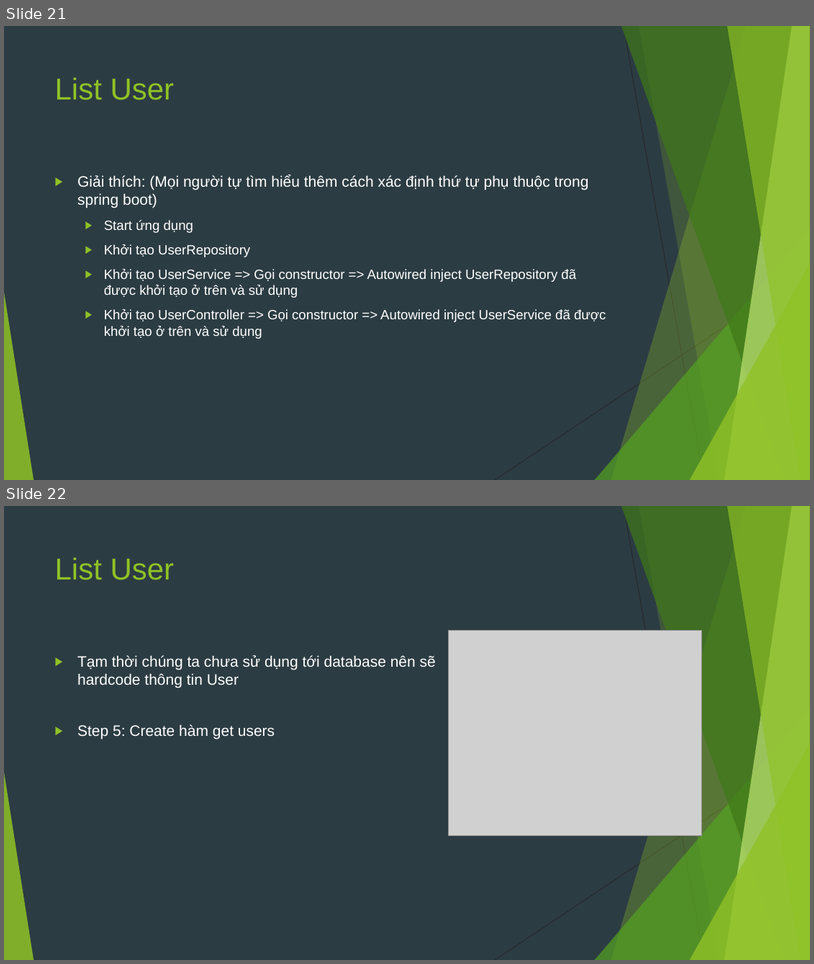
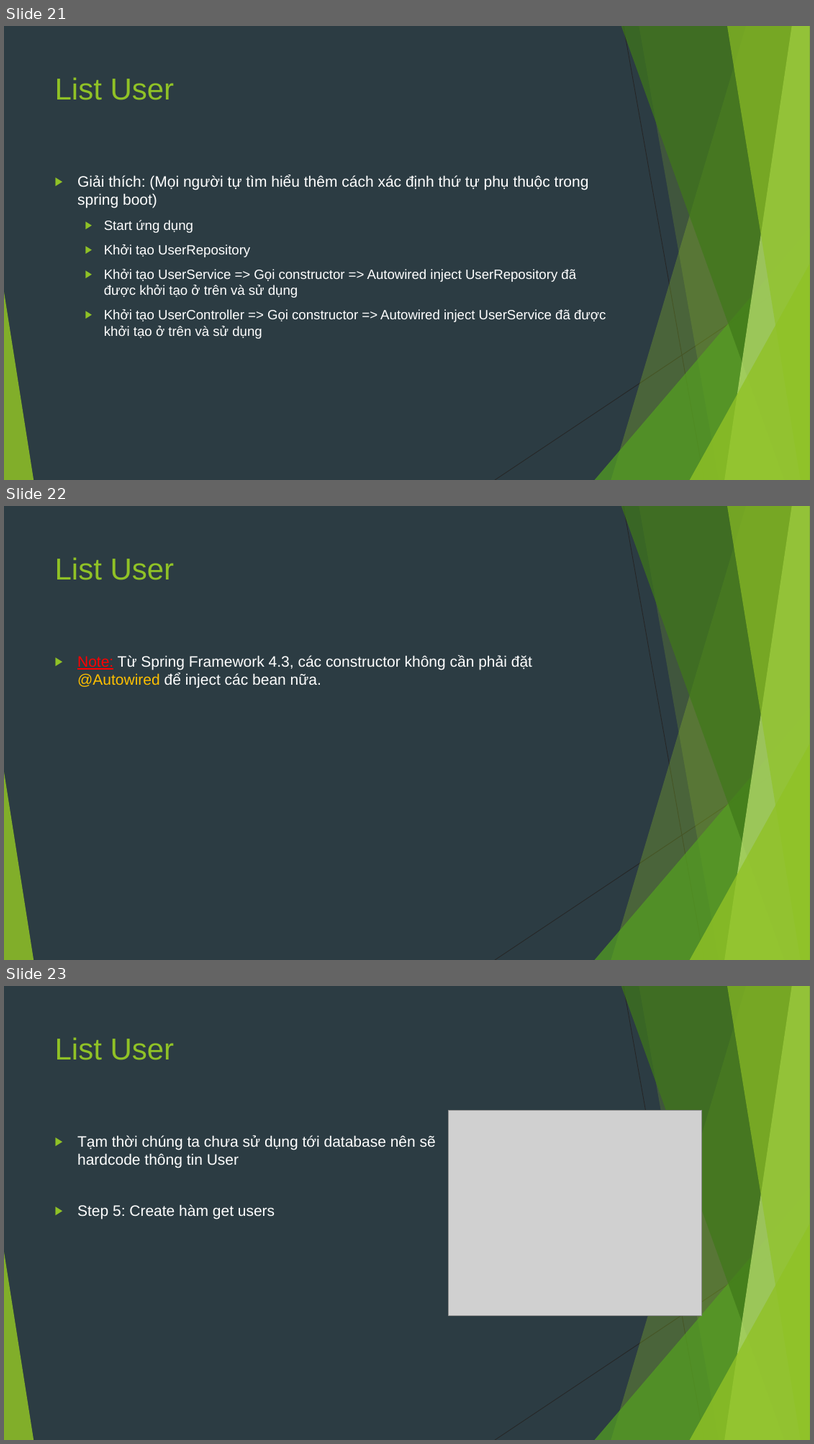
Before and after one commit to sobbingwind/SpringBoot, a slide deck: 02.RESTful API.pptx. Shown one above the other, each under a label of ours: slides 21 and 22 before the commit, slides 21, 22 and 23 after it. The pictures are 814x964 and 814x1444 pixels, drawn with LibreOffice and Linux fonts; fonts in the diff are those of the drawing; grey boxes stand for pictures. Boxes give left, top, right and bottom in pixels: in the first picture for what was removed or moved away, otherwise in the second. Text is boxed around its words. In the diff, an @@ line names an element or a change of style, - is before the commit and + after.

```diff
--- a/02.RESTful API.pptx
+++ b/02.RESTful API.pptx
@@ slide 22 added at box(4, 506, 810, 960), background #2C3C43; not listed: 10 template elements that a slide beside it also shows @@
@@ title added at box(55, 557, 175, 580), 36 pt, text #90C226 @@
+List User
@@ text added at box(77, 655, 532, 688), 18 pt, text #FFFFFF @@
+▶ Note: Từ Spring Framework 4.3, các constructor không cần phải đặt @Autowired để inject các bean nữa.
@@ what was slide 22 is now slide 23 @@
```
Also in this commit, not shown: 2 slides changed, 12 other slides added.
